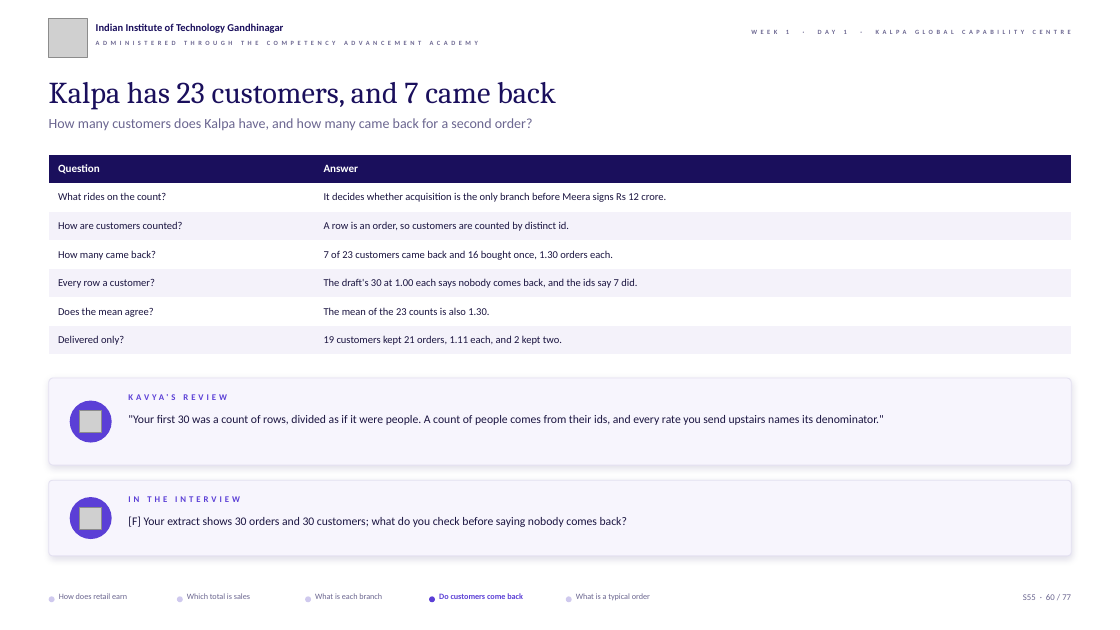
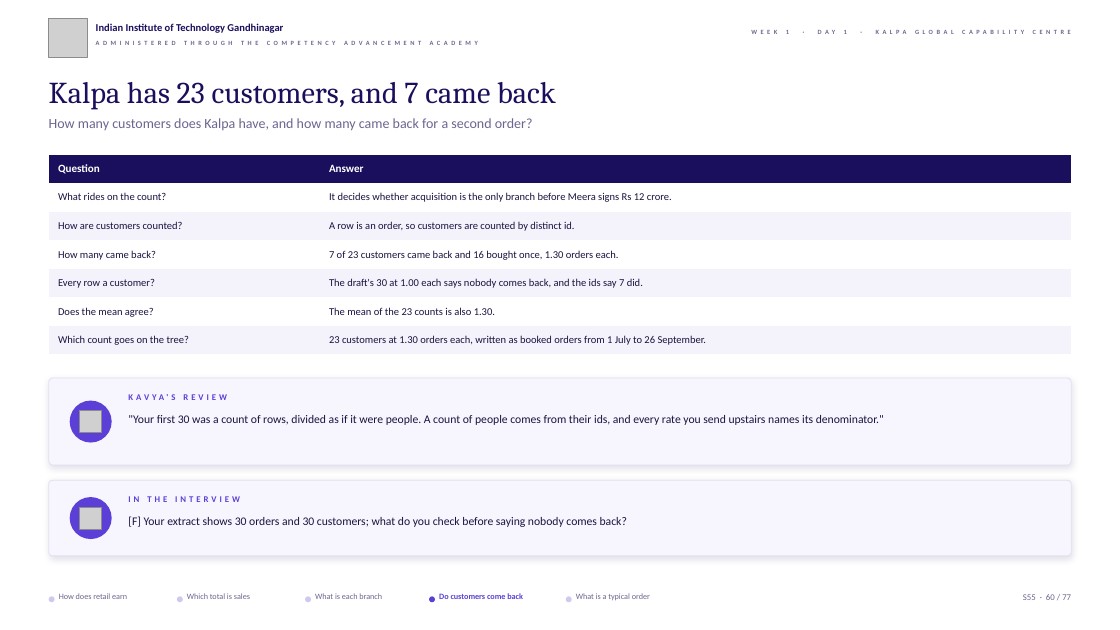
Before and after one commit to fde-academy-lab/c2-content-factory, a slide deck: slide 60 of content/W01/D1/slides/C2_W01_D01_half1_STUDENT.pptx. Drawn at 1120x630 pixels with LibreOffice and Linux fonts; fonts in the diff are those of the drawing; grey boxes stand for pictures; background and template pictures are left out. Boxes give left, top, right and bottom in pixels: in the first picture for what was removed or moved away, otherwise in the second. Text is boxed around its words. In the diff, an @@ line names an element or a change of style, - is before the commit and + after.

```diff
--- a/content/W01/D1/slides/C2_W01_D01_half1_STUDENT.pptx
+++ b/content/W01/D1/slides/C2_W01_D01_half1_STUDENT.pptx
@@ table at (x1=49, y1=155, x2=1072, y2=355) @@
-row 7, column 1: Delivered only?
+row 7, column 1: Which count goes on the tree?
-row 7, column 2: 19 customers kept 21 orders, 1.11 each, and 2 kept two.
+row 7, column 2: 23 customers at 1.30 orders each, written as booked orders from 1 July to 26 September.
```
Also in this commit, not shown: 52 other slides changed, 4 other files.
